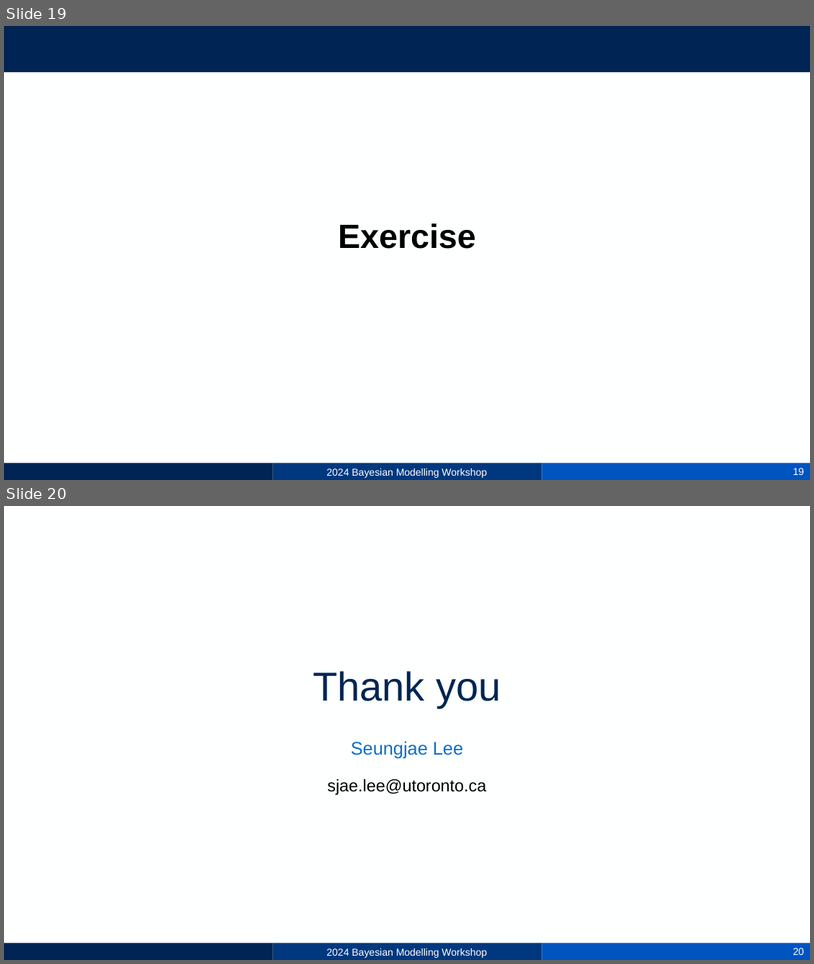
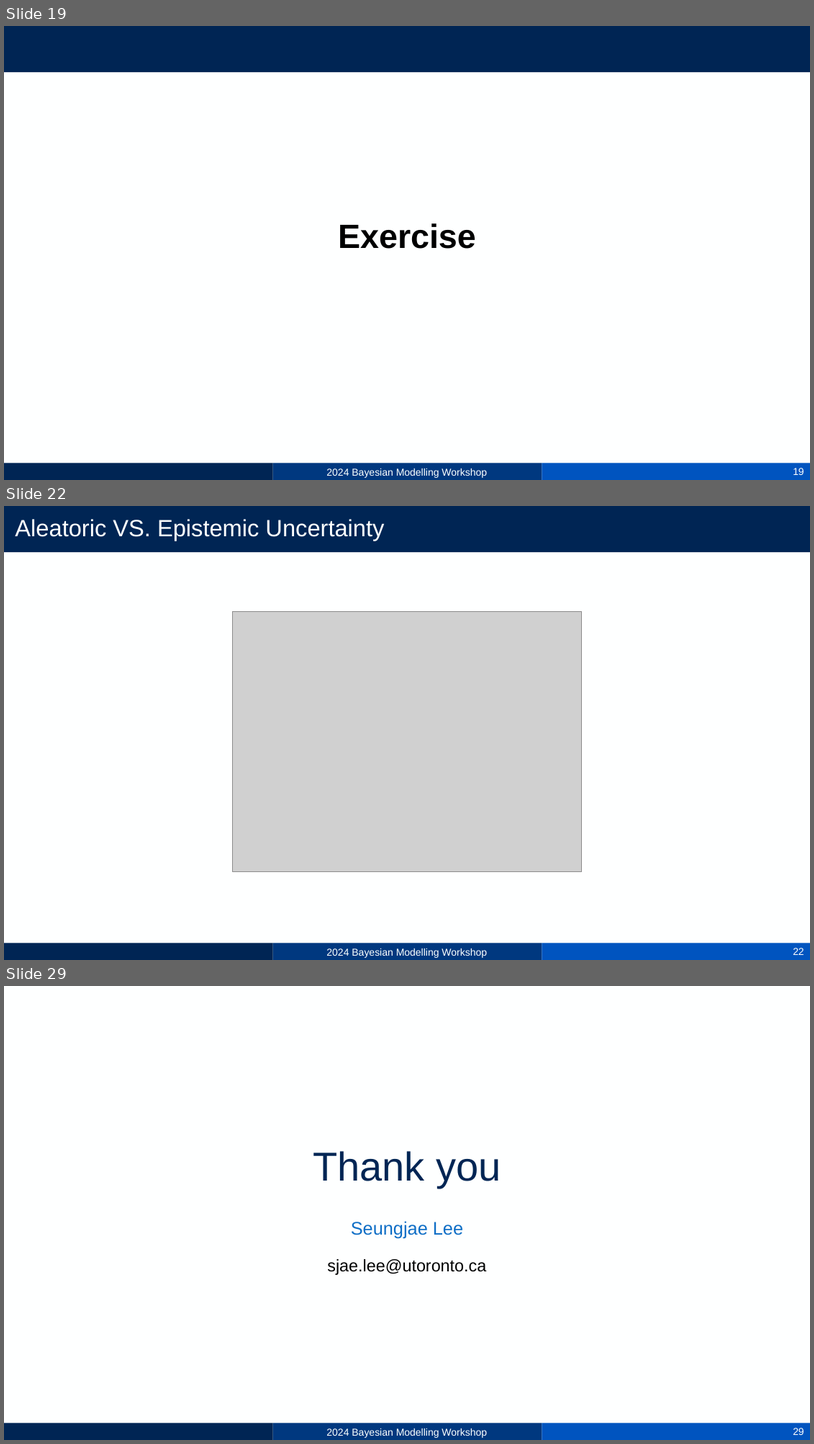
Before and after one commit to sjae-lee/IIB-training, a slide deck: bayesian-modelling/2_Linear regression.pptx. Shown one above the other, each under a label of ours: slides 19 and 20 before the commit, slides 19, 22 and 29 after it; the slides between them are not shown. The pictures are 814x964 and 814x1444 pixels, drawn with LibreOffice and Linux fonts; fonts in the diff are those of the drawing; grey boxes stand for pictures; background and template pictures are left out. Boxes give left, top, right and bottom in pixels: in the first picture for what was removed or moved away, otherwise in the second. Text is boxed around its words. In the diff, an @@ line names an element or a change of style, - is before the commit and + after.

```diff
--- a/bayesian-modelling/2_Linear regression.pptx
+++ b/bayesian-modelling/2_Linear regression.pptx
@@ slide 22 added at (4,506,810,960), background #FEFFFF; not listed: 6 template elements that a slide beside it also shows @@
@@ title added at (15,519,384,541), 28 pt, text #FEFFFF @@
+Aleatoric VS. Epistemic Uncertainty
@@ picture added at (233,611,582,871) @@
@@ what was slide 20 is now slide 29 @@
@@ page number at (793,1427,804,1435): text changed @@
-20
+29
```
Also in this commit, not shown: 8 other slides added, 2 other files.
